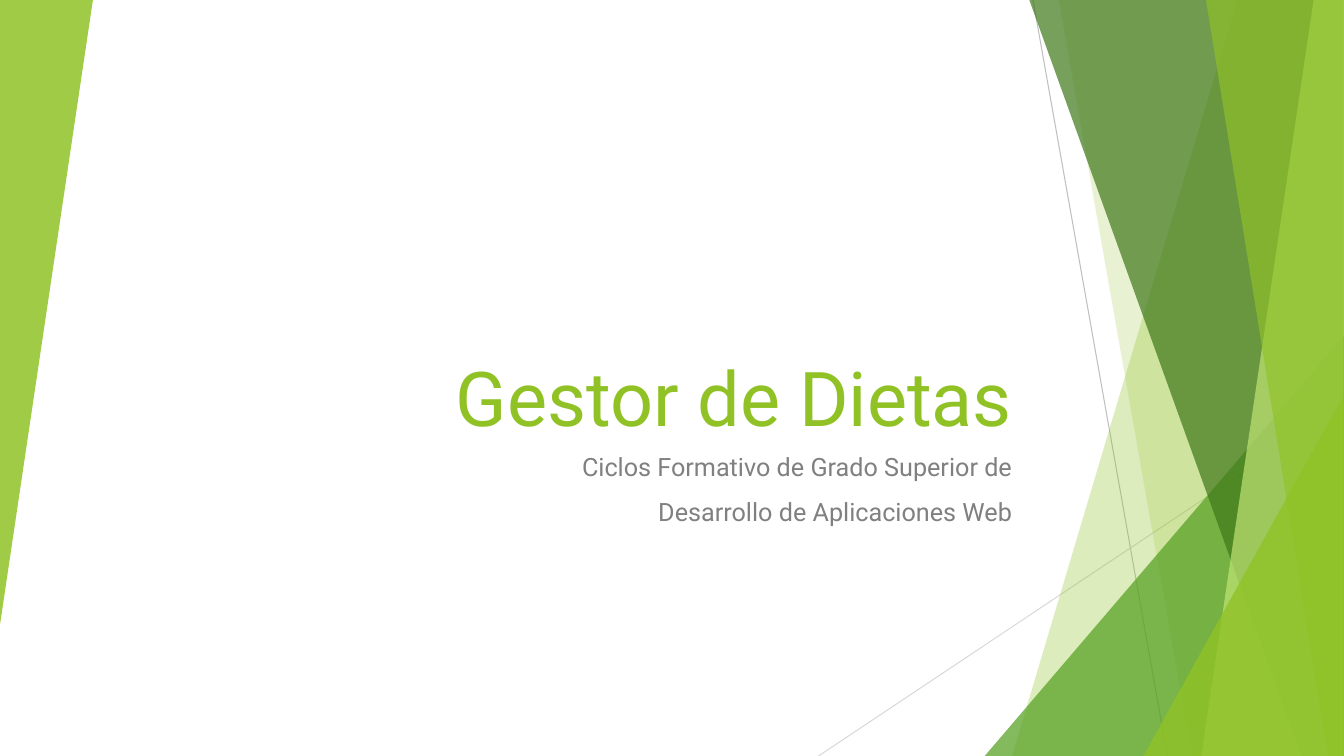
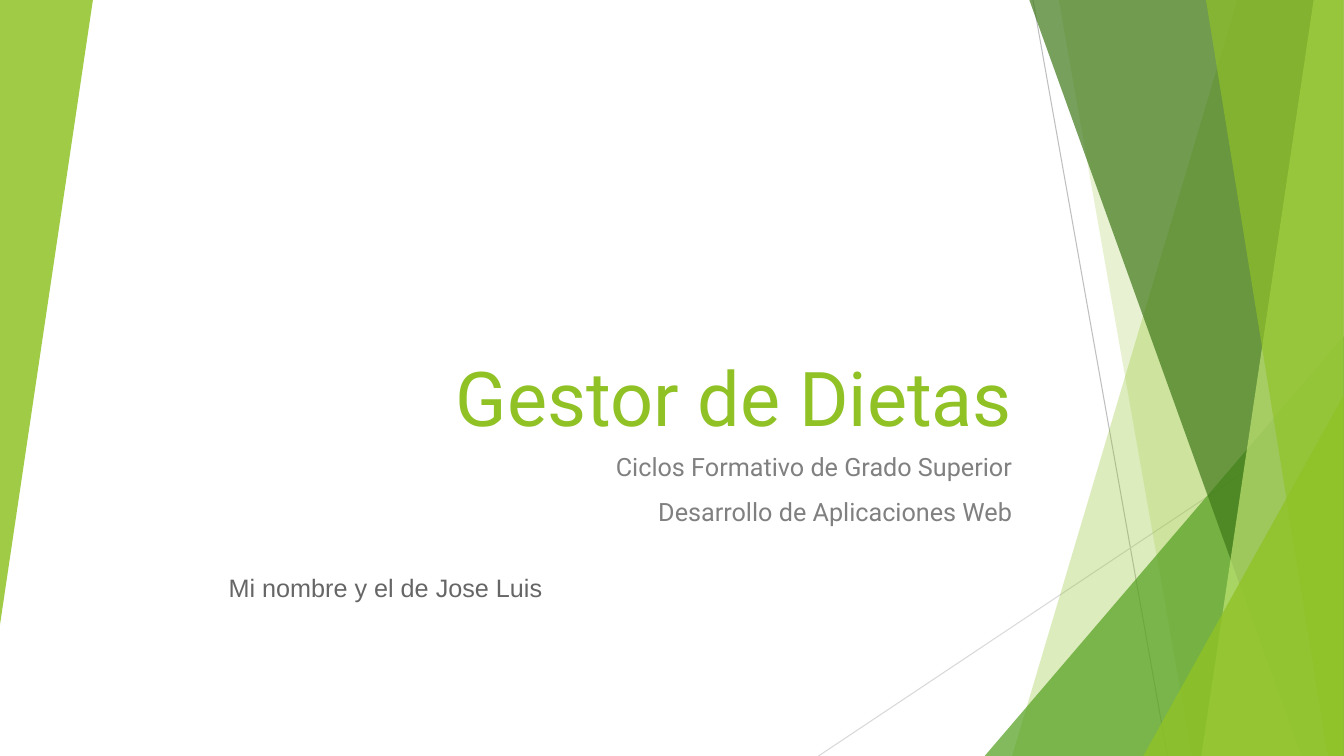
Before and after one commit to AlVelRap/dietario, a slide deck: slide 1 of Presentacion y memorias/Gestor de Dietas.pptx. Drawn at 1344x756 pixels with LibreOffice and Linux fonts; fonts in the diff are those of the drawing. Boxes give left, top, right and bottom in pixels: in the first picture for what was removed or moved away, otherwise in the second. Text is boxed around its words. In the diff, an @@ line names an element or a change of style, - is before the commit and + after.

```diff
--- a/Presentacion y memorias/Gestor de Dietas.pptx
+++ b/Presentacion y memorias/Gestor de Dietas.pptx
@@ subtitle at <box>616,457,1012,481</box>: text changed @@
-Ciclos Formativo de Grado Superior de
+Ciclos Formativo de Grado Superior
@@ text added at <box>229,579,542,602</box>, 18 pt, text #666666 @@
+Mi nombre y el de Jose Luis
```
Also in this commit, not shown: 4 other slides changed, 1 other file.
